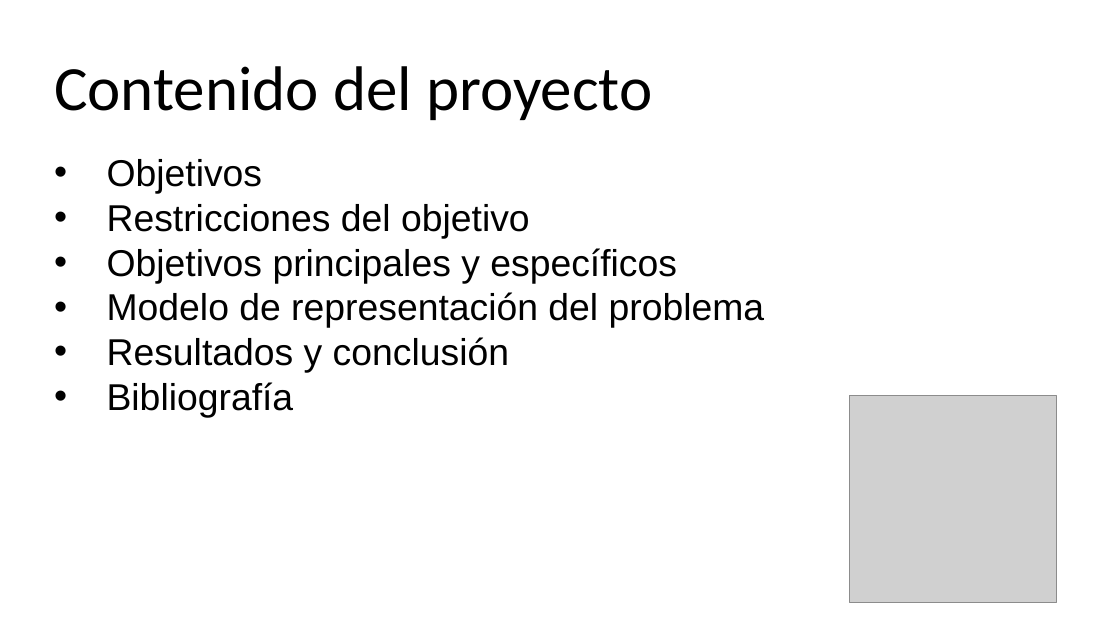
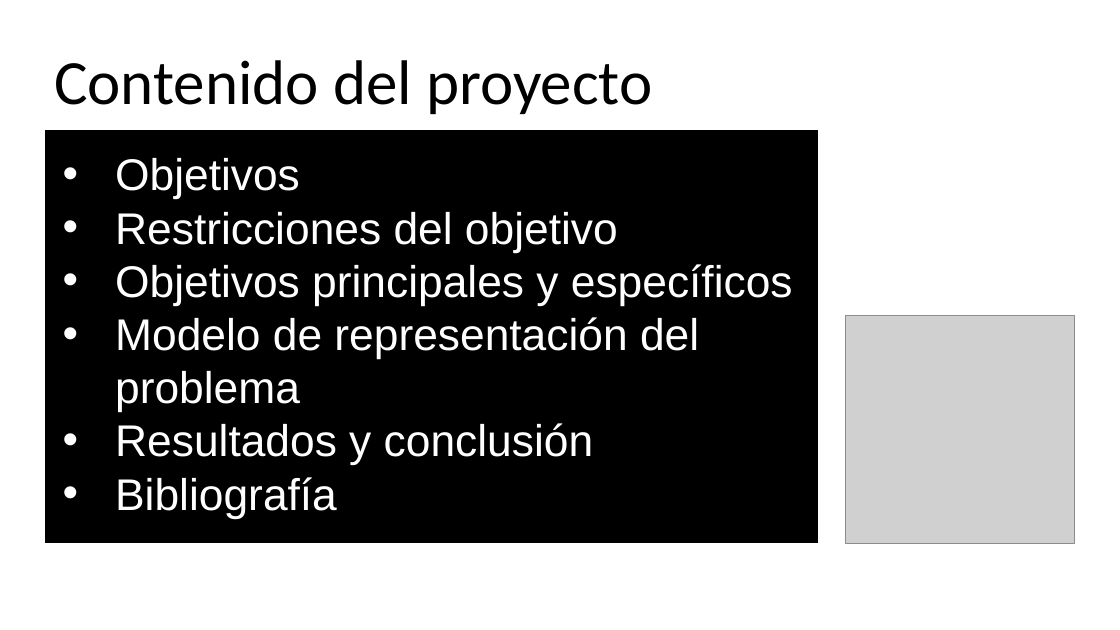
Before and after one commit to lizarragad/proyecto_modulo1, a slide deck: slide 2 of Presentación del proyecto.pptx. Drawn at 1120x630 pixels with LibreOffice and Linux fonts; fonts in the diff are those of the drawing; grey boxes stand for pictures. Boxes give left, top, right and bottom in pixels: in the first picture for what was removed or moved away, otherwise in the second. Text is boxed around its words. In the diff, an @@ line names an element or a change of style, - is before the commit and + after.

```diff
--- a/Presentación del proyecto.pptx
+++ b/Presentación del proyecto.pptx
@@ text "Contenido del proyecto": place and size @@
-text "Contenido del proyecto" at <box>54,66,652,120</box>
+text "Contenido del proyecto" at <box>54,60,652,114</box>
@@ rectangle added at <box>46,131,818,543</box>, fill #000000, outline #000000 1 pt @@
@@ text "Objetivos": place and size @@
-text "Objetivos" at <box>107,159,765,418</box>
+text "Objetivos" at <box>115,158,793,518</box>
@@ text "Objetivos" at <box>115,158,793,518</box>: size 32 to 38 pt, text colour #000000 to #FFFFFF @@
@@ picture: place and size @@
-picture at <box>849,396,1056,602</box>
+picture at <box>845,315,1074,544</box>
```
Also in this commit, not shown: 8 other slides changed, 1 other file.
